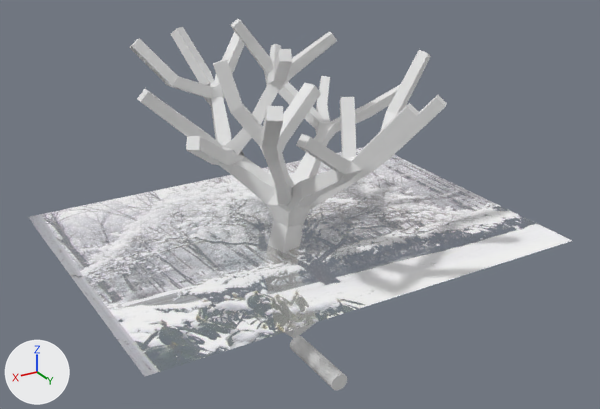
The FBX model blender filer/finished tree.fbx, before and after one commit.
Both versions are drawn from a camera (50 mm lens) standing at (8.06, 14.27, 10.11) and looking at (-0.62, -0.19, 2.88). The lights are fixed; the arrows at lower left show +X, +Y and +Z. Where no turn or scale is listed for an object, it has been applied to the vertices.

Script lines for the objects in view, before the commit:
```python
me_cube_001 = bpy.data.meshes.new('Cube.001')
me_cube_001.from_pydata(...)  # 828 vertices, 852 faces; spans x -3.64..2.52, y -3.69..3.41, z -0.1..6.88
me_cylinder_001 = bpy.data.meshes.new('Cylinder.001')
me_cylinder_001.from_pydata(...)  # 192 vertices, 130 faces; spans x -0.19..0.19, y -0.93..0.78, z -0.18..0.18
me_sakura_tree = bpy.data.meshes.new('sakura tree')
me_sakura_tree.from_pydata(...)  # 4 vertices, 1 face; spans x -4.98..4.98, y -3.73..3.73, z 0.0
me_sakura_tree.materials.append(mat_sakura_tree)
ob_cube = bpy.data.objects.new('Cube', me_cube_001)
ob_cube.location = (0.0, 0.0, 0.0)
ob_cylinder = bpy.data.objects.new('Cylinder', me_cylinder_001)
ob_cylinder.location = (0.0, 1.64, 0.0)
ob_sakura_tree = bpy.data.objects.new('sakura tree', me_sakura_tree)
ob_sakura_tree.location = (-0.61, -0.55, 2.16)
```
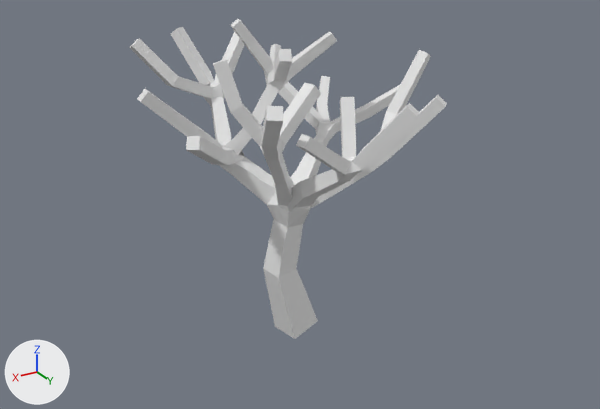
The newer file is also turned or shifted as a whole; pictures and numbers use the older file's frame.

Location of each change, [x1, y1, x2, y2] in pixels of the pictures (600 x 409 px):
'sakura tree', deleted
    before: [30, 147, 572, 377]
'Cylinder', deleted
    before: [290, 336, 347, 390]

What the commit changed:
Object 'sakura tree' (ob_sakura_tree) is deleted.
Object 'Cylinder' (ob_cylinder) is deleted.
